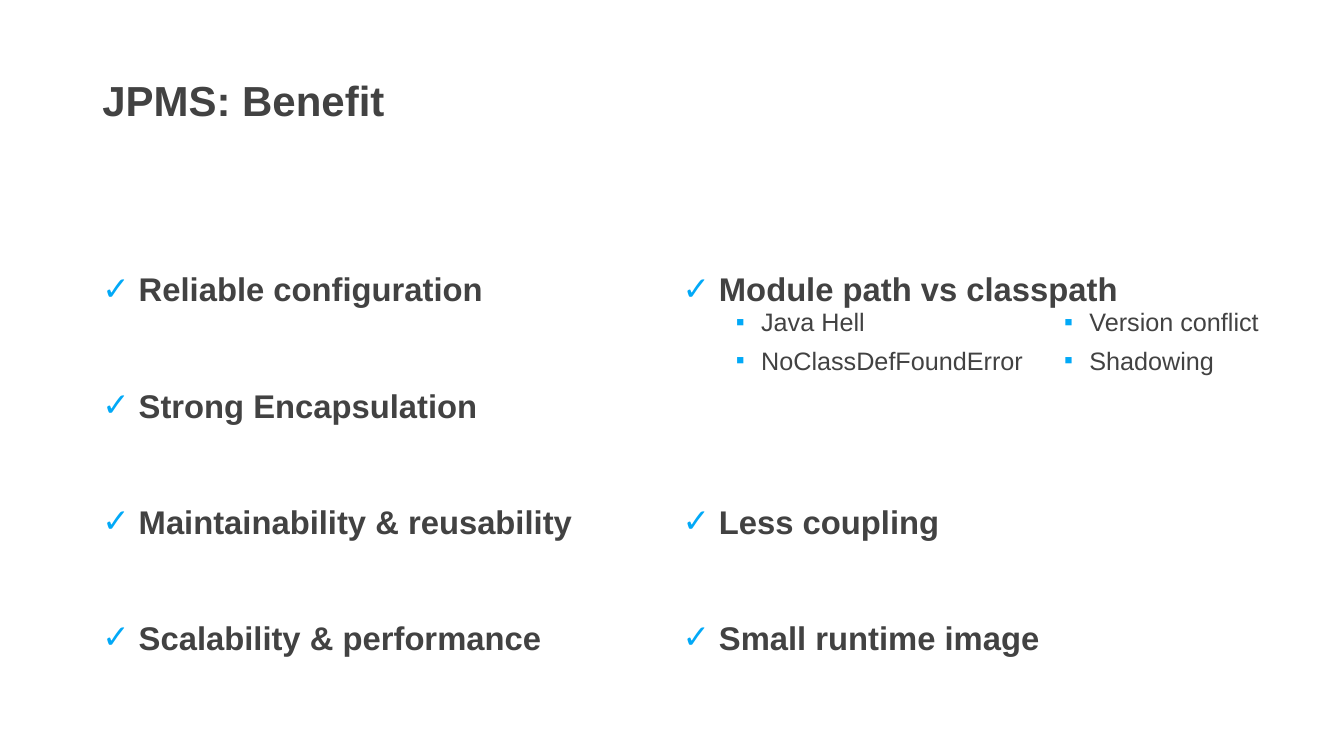
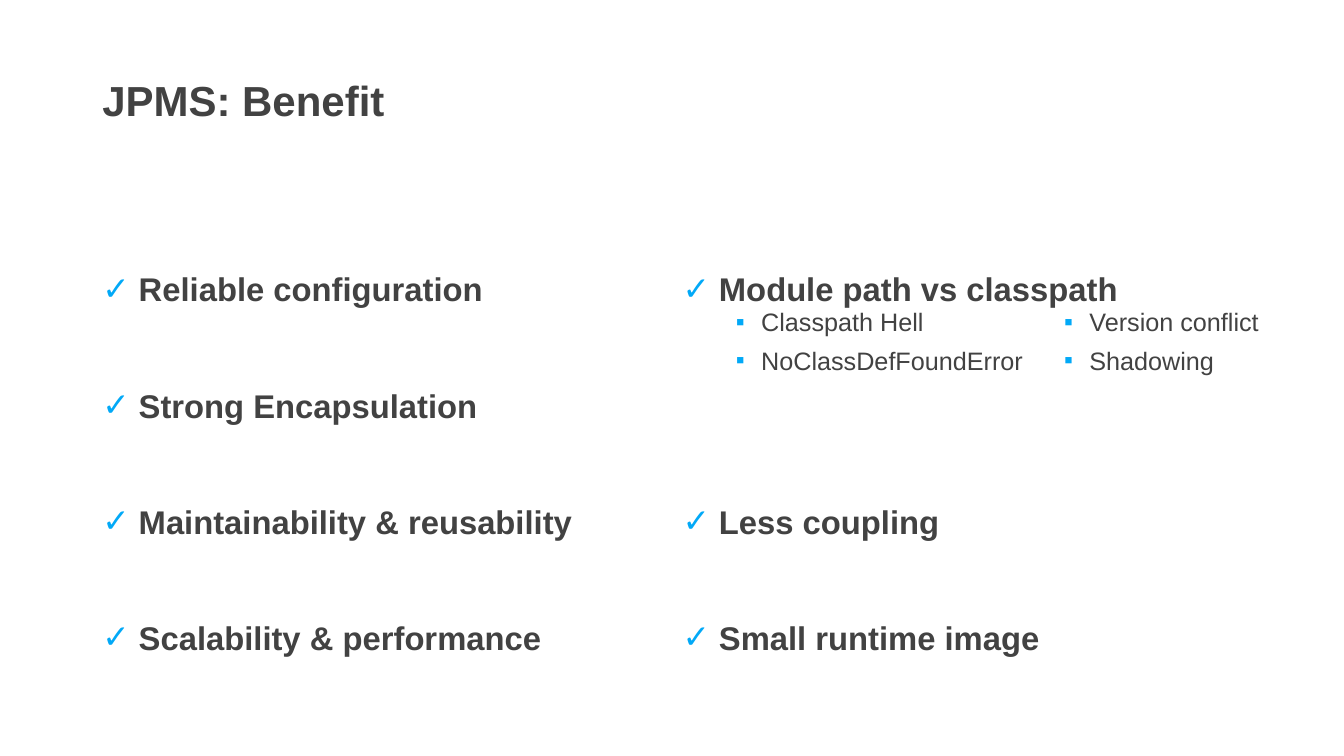
Before and after one commit to DevDay2019-AxonActive/DevDay2019---Advanced-Java, a slide deck: slide 3 of presentations/JPMS.pptx. Drawn at 1344x756 pixels with LibreOffice and Linux fonts; fonts in the diff are those of the drawing; background and template pictures are left out. Boxes give left, top, right and bottom in pixels: in the first picture for what was removed or moved away, otherwise in the second. Text is boxed around its words. In the diff, an @@ line names an element or a change of style, - is before the commit and + after.

```diff
--- a/presentations/JPMS.pptx
+++ b/presentations/JPMS.pptx
@@ text at [761,312,923,337]: text changed @@
-▪ Java Hell
+▪ Classpath Hell
```
Also in this commit, not shown: 2 other slides changed, 3 slides added.
